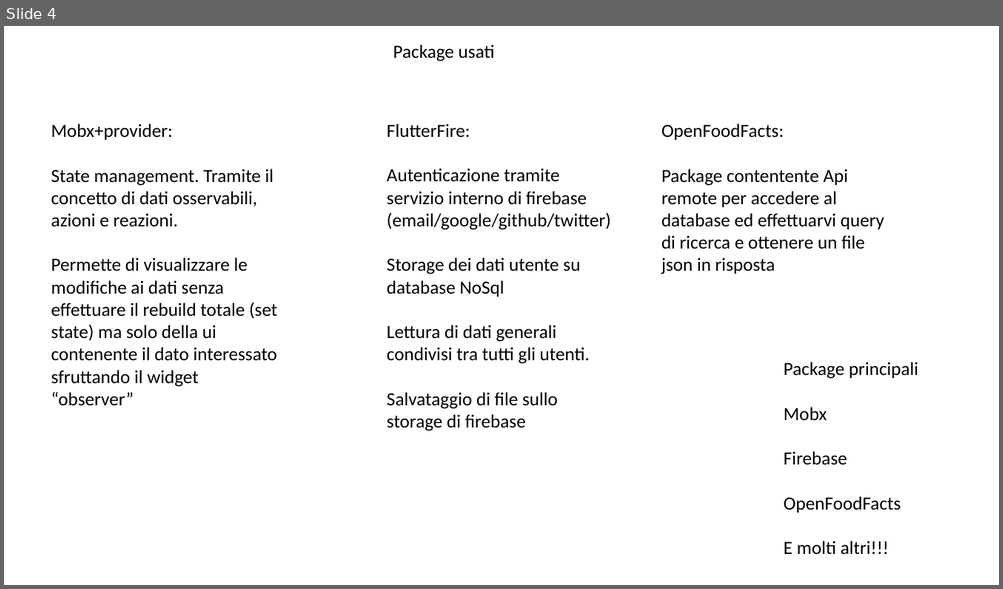
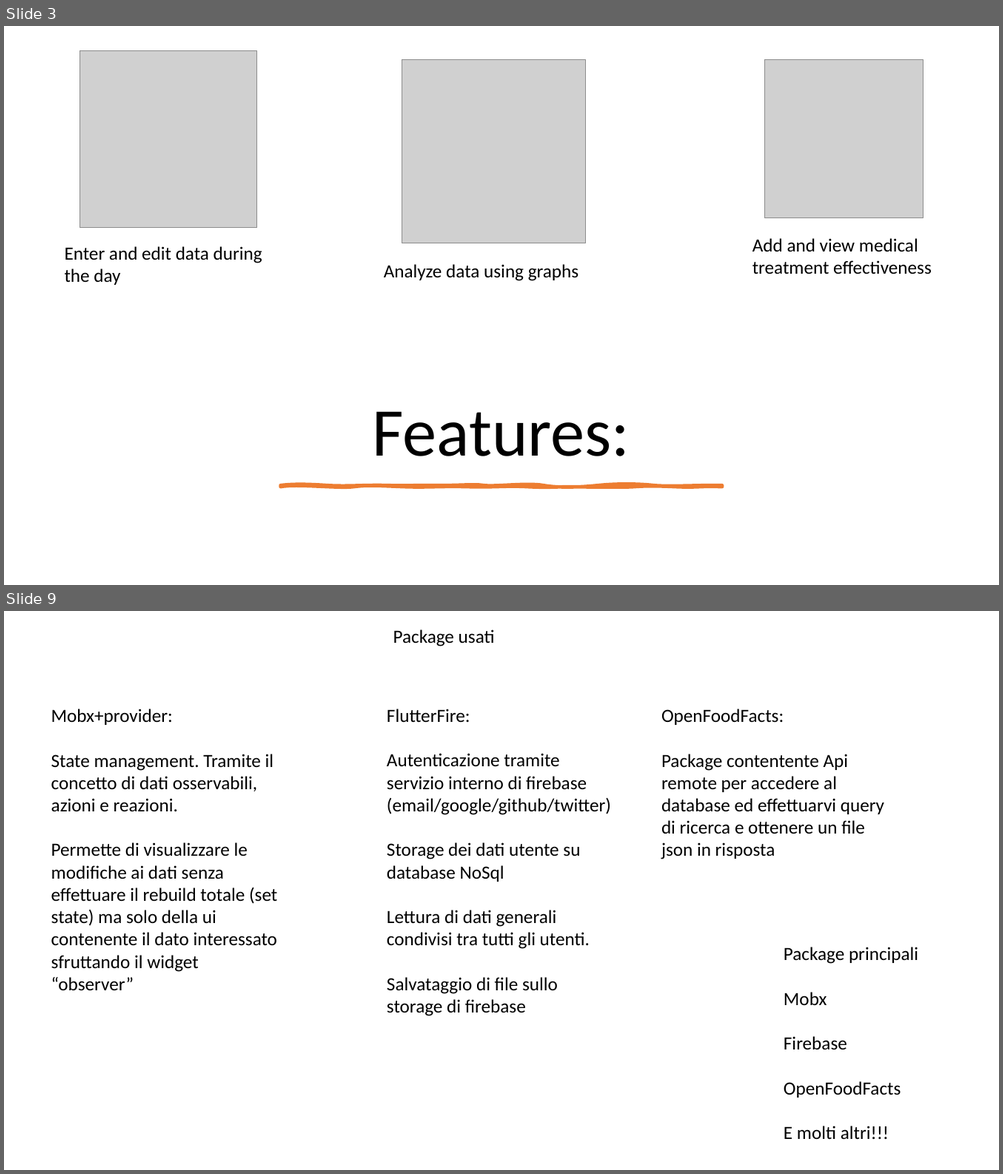
Before and after one commit to Ciuse/Bealthy_app, a slide deck: Presentazione/Presentazione Bealthy.pptx. Shown one above the other, each under a label of ours: slide 4 before the commit, slides 3 and 9 after it; the slides between them are not shown. The pictures are 1003x589 and 1003x1174 pixels, drawn with LibreOffice and Linux fonts; fonts in the diff are those of the drawing; grey boxes stand for pictures. Boxes give left, top, right and bottom in pixels: in the first picture for what was removed or moved away, otherwise in the second. Text is boxed around its words. In the diff, an @@ line names an element or a change of style, - is before the commit and + after.

```diff
--- a/Presentazione/Presentazione Bealthy.pptx
+++ b/Presentazione/Presentazione Bealthy.pptx
@@ slide 3 added at bbox=[4, 26, 999, 585], background #FFFFFF @@
@@ picture added at bbox=[80, 50, 257, 227] @@
@@ picture added at bbox=[401, 59, 585, 243] @@
@@ picture added at bbox=[764, 59, 922, 218] @@
@@ text added at bbox=[65, 247, 262, 285], 18 pt, text #000000 @@
+Enter and edit data during the day
@@ text added at bbox=[752, 238, 931, 275], 18 pt, text #000000 @@
+Add and view medical treatment effectiveness
@@ text added at bbox=[384, 264, 578, 281], 18 pt, text #000000 @@
+Analyze data using graphs
@@ text added at bbox=[373, 412, 629, 457], 66 pt, text #000000 @@
+Features:
@@ freeform shape added at bbox=[281, 486, 723, 487], fill #ED7D31, outline #ED7D31 3.25 pt @@
@@ what was slide 4 is now slide 9 @@
```
Also in this commit, not shown: 2 slides changed, 4 other slides added, 1 slide removed.
